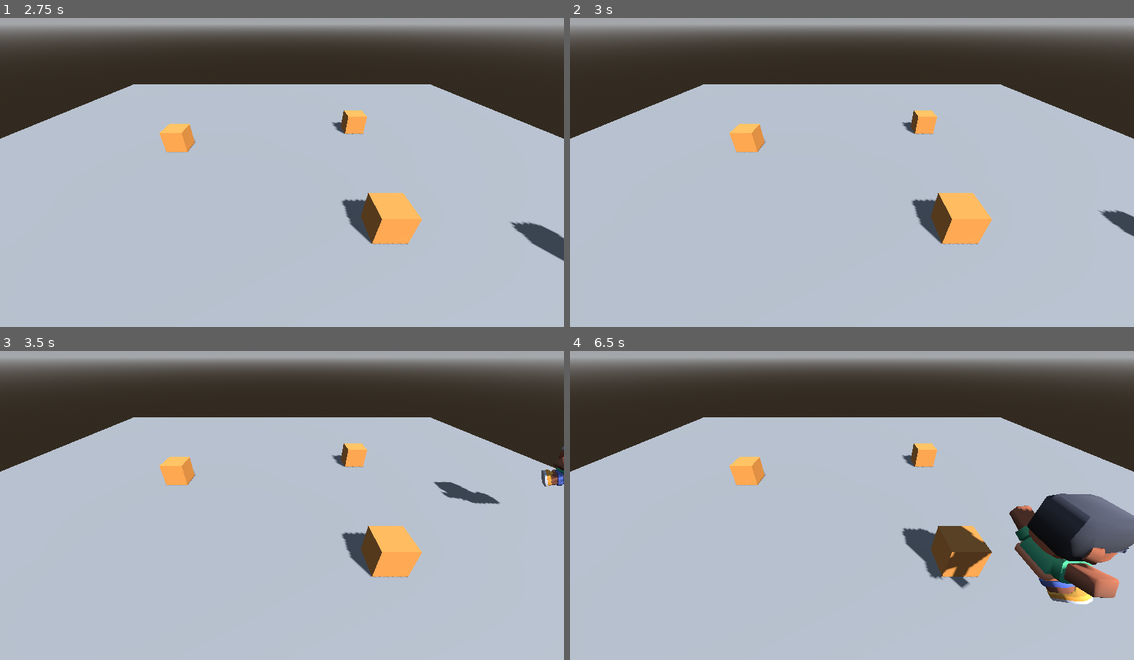
Above: before the commit, frames 1-4 (two rows, left to right).
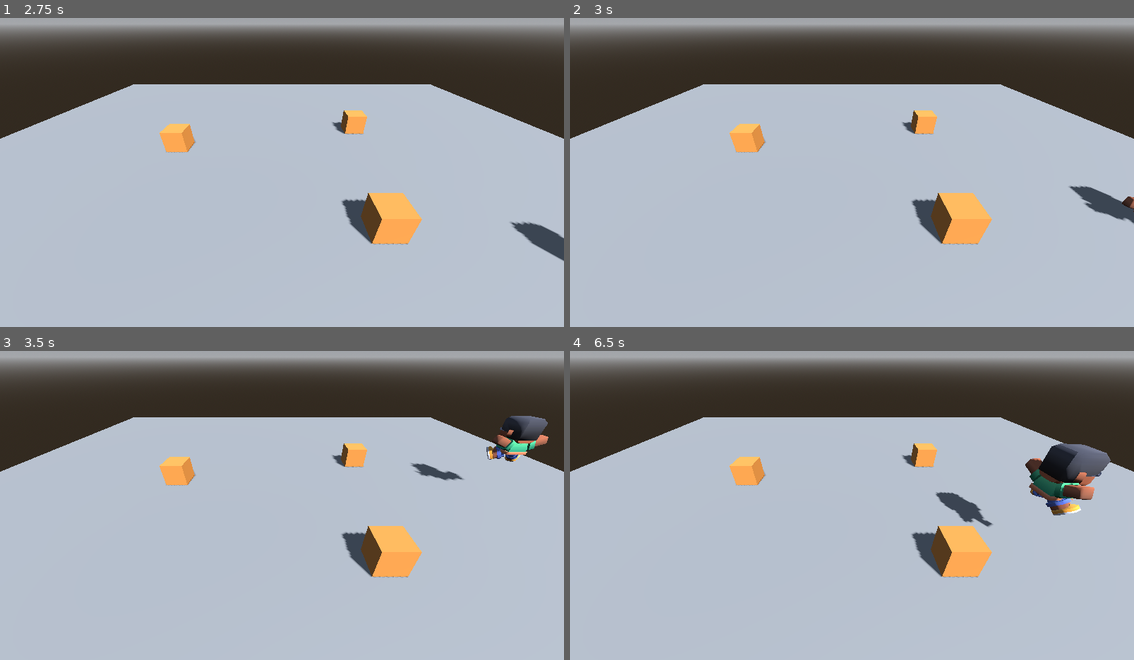
Above: after the commit, the same moments.

Repository: julian402/luz-agonizante
Game: Godot game, scene res://main.tscn
The game is run twice, just before and just after one commit, with the same random seed, the same clock (stepped at 60 frames per second) and the same inputs.
Inputs (mouse positions are in pixels of both pictures, inside the frame that each line leads up to):
- Up to frame 1 (2.75 s): tap Enter at 0.5 s; move the mouse to (406, 153) at 0.52 s; hold D (move_right) 0.53-1.28 s; tap J (chispazo) at 0.6, 2.1 s; tap Space (saltar) at 0.77, 1.52 s; move the mouse to (169, 184) at 1.27 s; hold S (move_down) 1.28-2.03 s; tap Shift (correr) at 1.35 s; move the mouse to (338, 98) at 2.02 s; hold D (move_right) from 2.03 s (still down)
- Up to frame 2 (3 s): move the mouse to (823, 231) at 2.77 s; release D (move_right) at 2.78 s; hold W (move_up) from 2.78 s (still down); tap Shift (correr) at 2.85 s
- Up to frame 3 (3.5 s): keep holding W (move_up); tap Space (saltar) at 3.02 s
- Up to frame 4 (6.5 s): move the mouse to (1021, 548) at 3.52 s; release W (move_up) at 3.53 s; hold A (move_left) 3.53-5.03 s; tap J (chispazo) at 3.6, 5.1 s; tap Space (saltar) at 3.77, 4.52, 6.02 s; move the mouse to (682, 452) at 4.27 s; tap Shift (correr) at 4.35, 5.85 s; move the mouse to (880, 502) at 5.02 s; hold S (move_down) 5.03-5.78 s; move the mouse to (767, 422) at 5.77 s; hold D (move_right) from 5.78 s (still down)

Frame 1 is identical in both runs. In frame 2, 0.8% of the frame differs, in the area x 88-100%, y 54-71%; in frame 3, 1.8%; in frame 4, 9.1%, in the area x 58-100%, y 29-82%.

Commit message:
T7 N3 - Tarea B - enchufes y regla

Diff:
--- a/esquivar.gd
+++ b/esquivar.gd
@@ -5,6 +5,7 @@
 @export var tecla = "esquivar"
 @export var duracion = 0.3
 @export var recarga = 1.0
+@export var distancia = 4.0
 @onready var pj = get_parent()
 
 var estado = Estado.LISTA
@@ -15,7 +16,7 @@
 	tiempo -= delta
 	match estado:
 		Estado.LISTA:
-			if Input.is_action_just_pressed(tecla):
+			if Input.is_action_just_pressed(tecla) and puede():
 				empezar()
 		Estado.ACTIVA:
 			if tiempo <= 0.001:   # 0.001 y no 0: restar 1/60 no da exacto
@@ -25,13 +26,25 @@
 				estado = Estado.LISTA
 
 
+func puede():
+	return pj.is_on_floor()   # solo en el suelo
+
+
 func empezar():
 	estado = Estado.ACTIVA
 	tiempo = duracion
+	pj.empuje = -pj.basis.z * (distancia / duracion)
+	pj.multiplicador = 0.0
+	pj.accion = "crouch"
 	print("empieza: ", tecla)
+	print("invulnerable")
 
 
 func terminar():
 	estado = Estado.RECARGA
 	tiempo = recarga
+	pj.empuje = Vector3.ZERO
+	pj.multiplicador = 1.0
+	pj.accion = ""
+	print("vulnerable")
 	print("termina: ", tecla)
